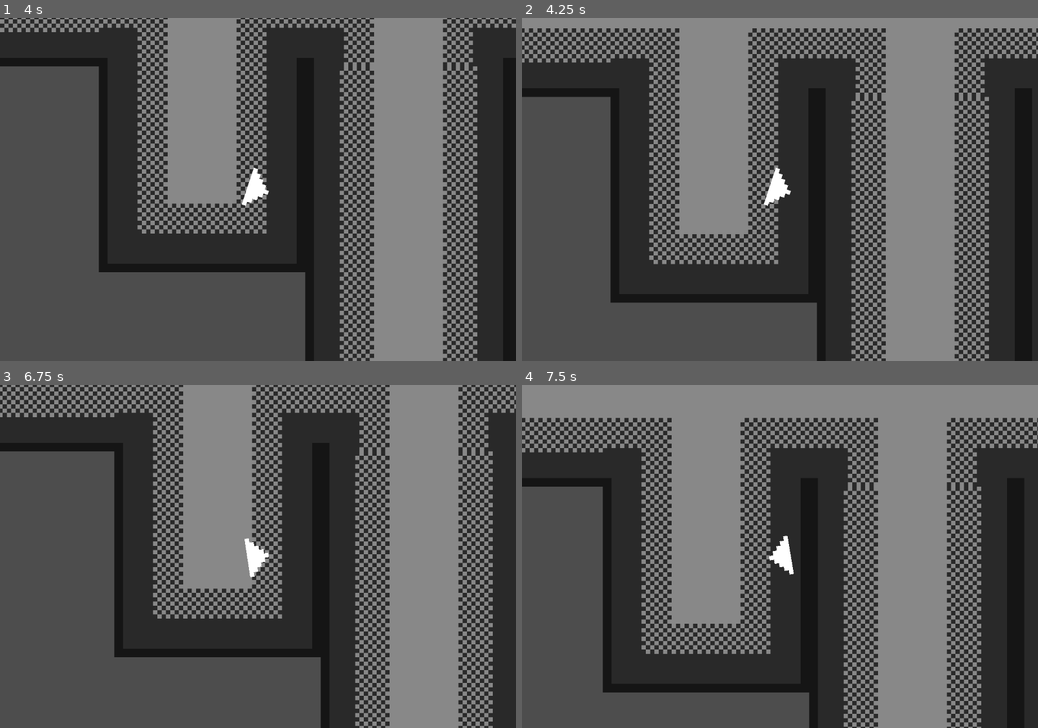
Above: before the commit, frames 1-4 (two rows, left to right).
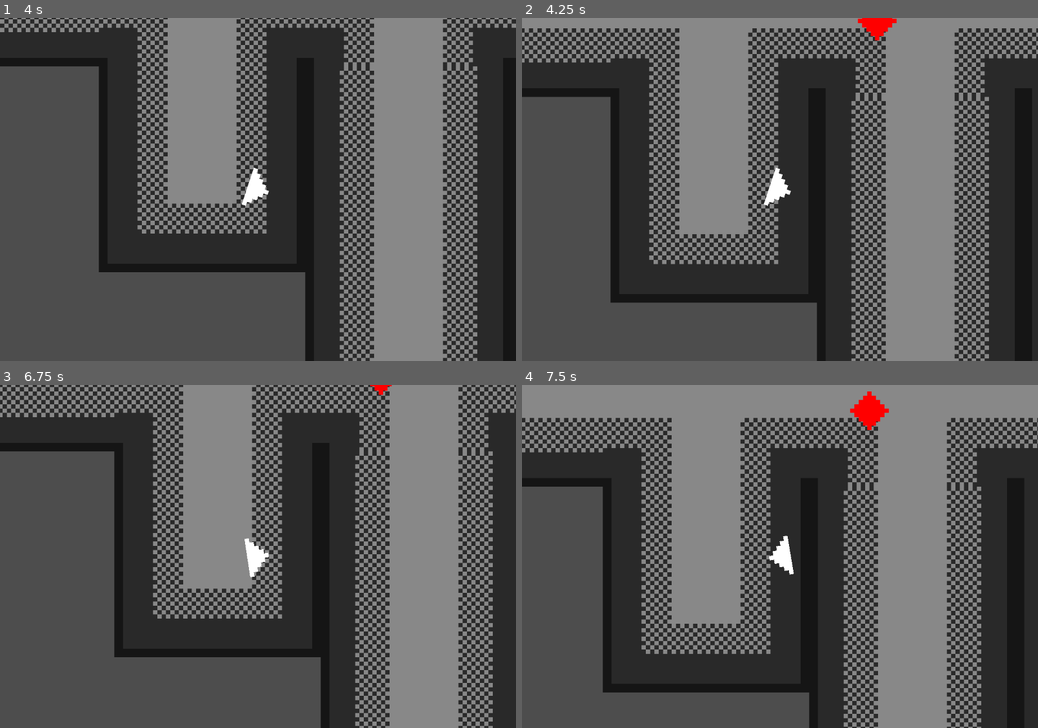
Above: after the commit, the same moments.

Repository: Ben1980/yaab
Game: Godot game, scene res://level.tscn
The game is run twice, just before and just after one commit, with the same random seed, the same clock (stepped at 60 frames per second) and the same inputs.
Inputs (mouse positions are in pixels of both pictures, inside the frame that each line leads up to):
- Up to frame 1 (4 s): tap Enter at 0.5 s; move the mouse to (371, 172) at 0.52 s; hold D (move_right) 0.53-1.28 s; move the mouse to (154, 206) at 1.27 s; hold S (move_down) 1.28-2.03 s; move the mouse to (309, 114) at 2.02 s; hold D (move_right) 2.03-2.78 s; tap Space at 2.75 s; move the mouse to (232, 258) at 2.77 s; hold W (move_up) 2.78-3.53 s; move the mouse to (412, 240) at 3.52 s; hold A (move_left) from 3.53 s (still down)
- Up to frame 2 (4.25 s): keep holding A (move_left)
- Up to frame 3 (6.75 s): move the mouse to (103, 505) at 4.27 s; move the mouse to (283, 556) at 5.02 s; release A (move_left) at 5.03 s; hold S (move_down) 5.03-5.78 s; move the mouse to (180, 470) at 5.77 s; hold D (move_right) 5.78-6.53 s; move the mouse to (371, 539) at 6.52 s; hold W (move_up) from 6.53 s (still down)
- Up to frame 4 (7.5 s): move the mouse to (676, 573) at 7.27 s; release W (move_up) at 7.28 s; hold D (move_right) from 7.28 s (still down)

Frame 1 is identical in both runs. In frame 2, 0.3% of the frame differs, in the area x 65-73%, y 0-7%; in frame 3, less than 0.1%; in frame 4, 0.4%, in the area x 63-72%, y 1-14%.

Commit message:
enemys spawning within the level

Diff:
--- a/enemy.tscn
+++ b/enemy.tscn
@@ -26,7 +26,7 @@
 
 [node name="AnimatedSprite2D" type="AnimatedSprite2D" parent="."]
 sprite_frames = SubResource("SpriteFrames_iifgy")
-animation = &"walk"
+animation = &"idle"
 
 [node name="CollisionPolygon2D" type="CollisionPolygon2D" parent="."]
 polygon = PackedVector2Array(0, -5, 5, 0, 0, 5, -5, 0)
--- /dev/null
+++ b/level.gd
@@ -0,0 +1,47 @@
+extends Node2D
+
+@export var enemy_scene: PackedScene
+@export var enemy_count: int = 5
+
+# Called when the node enters the scene tree for the first time.
+func _ready() -> void:
+	enemy_scene = preload("res://enemy.tscn")
+	call_deferred("spawn_enemies")
+
+
+# Called every frame. 'delta' is the elapsed time since the previous frame.
+func _process(delta: float) -> void:
+	pass
+
+
+func is_position_valid(pos: Vector2) -> bool:
+	var space_state = get_world_2d().direct_space_state
+	var query = PhysicsPointQueryParameters2D.new()
+	query.position = pos
+	query.collision_mask = 1  # Match physics_layer_0
+	query.collide_with_bodies = true
+	return space_state.intersect_point(query).is_empty()
+
+
+func spawn_enemies():
+	var floor_layer: TileMapLayer = $Floor
+	var used_cells = floor_layer.get_used_cells()
+	#var half_tile = Vector2(24, 24)  # 48/2
+
+	var spawned = 0
+	var max_attempts = enemy_count * 20
+
+	for attempt in range(max_attempts):
+		if spawned >= enemy_count:
+			break
+
+		var cell = used_cells[randi() % used_cells.size()]
+		var tile_center = floor_layer.map_to_local(cell)
+		var offset = Vector2(randf_range(-20, 20), randf_range(-20, 20))
+		var spawn_pos = tile_center + offset
+
+		if is_position_valid(spawn_pos):
+			var enemy = enemy_scene.instantiate()
+			enemy.position = spawn_pos
+			add_child(enemy)
+			spawned += 1
--- a/level.tscn
+++ b/level.tscn
@@ -1,5 +1,6 @@
-[gd_scene load_steps=5 format=4 uid="uid://8c68pgr3marj"]
+[gd_scene load_steps=6 format=4 uid="uid://8c68pgr3marj"]
 
+[ext_resource type="Script" uid="uid://dlvaf6pvy8r8f" path="res://level.gd" id="1_oi3di"]
 [ext_resource type="Texture2D" uid="uid://chovptpojor6" path="res://assets/tileset.png" id="1_u52ul"]
 [ext_resource type="PackedScene" uid="uid://26ljsnexi04d" path="res://player.tscn" id="2_vonw3"]
 
@@ -26,6 +27,7 @@
 sources/1 = SubResource("TileSetAtlasSource_vonw3")
 
 [node name="Level" type="Node2D"]
+script = ExtResource("1_oi3di")
 
 [node name="Floor" type="TileMapLayer" parent="."]
 tile_map_data = PackedByteArray("AAAOAAkAAQAAAAAAAAAOAAgAAQAAAAAAAAAOAAcAAQAAAAAAAAAOAAYAAQAAAAAAAAAOAAUAAQABAAAAAAANAA …(560 unchanged characters)…
Not shown, changed: .gitignore
